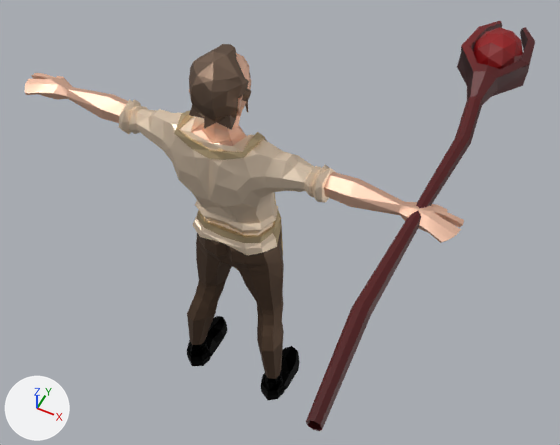
An edit to the Blender file resources/blender/lp_peasant_1.blend, drawn before and after from the same camera.
One viewpoint serves both versions: a camera (50 mm lens) standing at (1.04, -1.67, 3.2) and looking at (0.11, 0.21, 0.85). The axes (+X, +Y, +Z) are drawn at lower left. The lights are the same throughout. The older version comes first.

Objects in the first picture: 'Staff_Cylinder', 'peasant_1'.
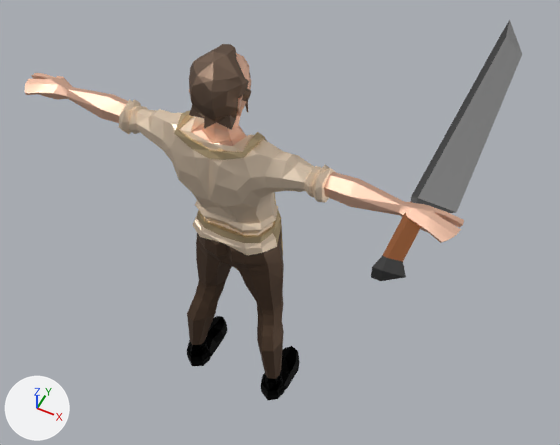
Patch to the scene script:
```diff
--- a/resources/blender/lp_peasant_1.blend.py
+++ b/resources/blender/lp_peasant_1.blend.py
@@ mat_wood_001 @@
+mat_wood_001 = principled_material('Wood.001')
+mat_wood_001.base_color = (0.253, 0.079, 0.0175)  # brown #8a4f24
+mat_wood_001.roughness = 0.667
@@ mat_dark_metal_001 @@
+mat_dark_metal_001 = principled_material('Dark Metal.001')
+mat_dark_metal_001.base_color = (0.102, 0.102, 0.102)  # dark grey #5a5a5a
+mat_dark_metal_001.metallic = 0.963
+mat_dark_metal_001.roughness = 0.634
@@ mat_metal_001 @@
+mat_metal_001 = principled_material('Metal.001')
+mat_metal_001.base_color = (0.429, 0.429, 0.429)  # grey #afafaf
+mat_metal_001.metallic = 1.0
+mat_metal_001.roughness = 0.308
@@ me_cylinder_002 @@
+me_cylinder_002.from_pydata(...)  # 26 vertices, 48 faces; spans x -0.025..0.025, y -0.047..0.103, z -0.279..1.18
+# faces by material slot: [6, 32, 10]
+me_cylinder_002.materials.append(mat_metal_001)  # grey #afafaf
+me_cylinder_002.materials.append(mat_dark_metal_001)  # dark grey #5a5a5a
+me_cylinder_002.materials.append(mat_wood_001)  # brown #8a4f24
@@ ob_staff_cylinder @@
 ob_staff_cylinder.scale = (0.65, 0.65, 0.8)
+ob_staff_cylinder.hide_set(True)
@@ ob_orc_sword @@
+ob_orc_sword = bpy.data.objects.new('Orc Sword', me_cylinder_002)
+ob_orc_sword.location = (0.699, 0.0, 1.394)
+ob_orc_sword.rotation_euler = (-1.571, -1.571, 0.0)  # degrees (-90, -90, 0)
```

Changed parts and their boxes [x1, y1, x2, y2] in the pictures (560 x 445 px):
'Staff_Cylinder', hidden: before [306, 21, 535, 431]
'Orc Sword', added: after [371, 20, 522, 281]
    faces in mat_metal_001 (grey #afafaf): [418, 20, 522, 212]
    faces in mat_dark_metal_001 (dark grey #5a5a5a): [371, 22, 509, 281]
    faces in mat_wood_001 (brown #8a4f24): [382, 202, 421, 262]
